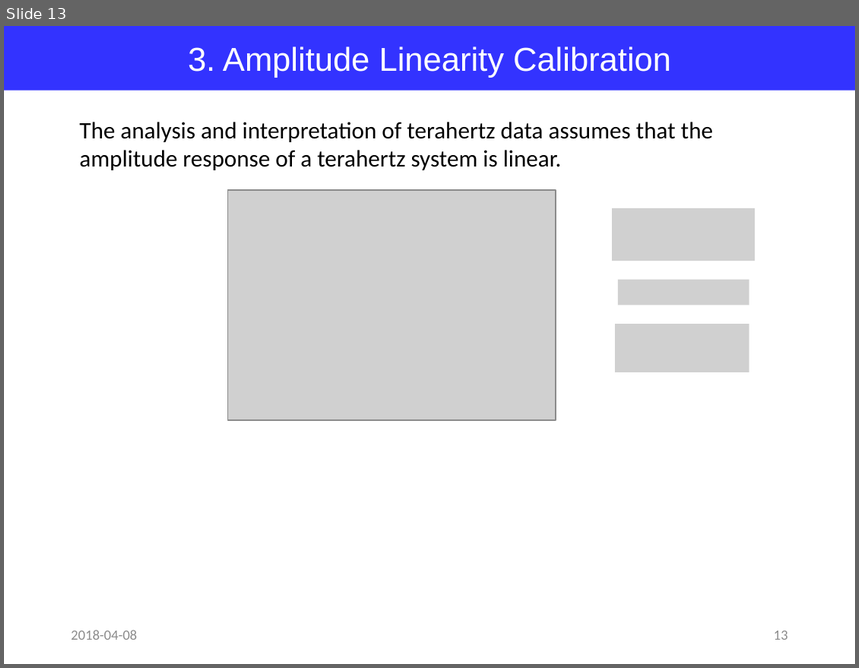
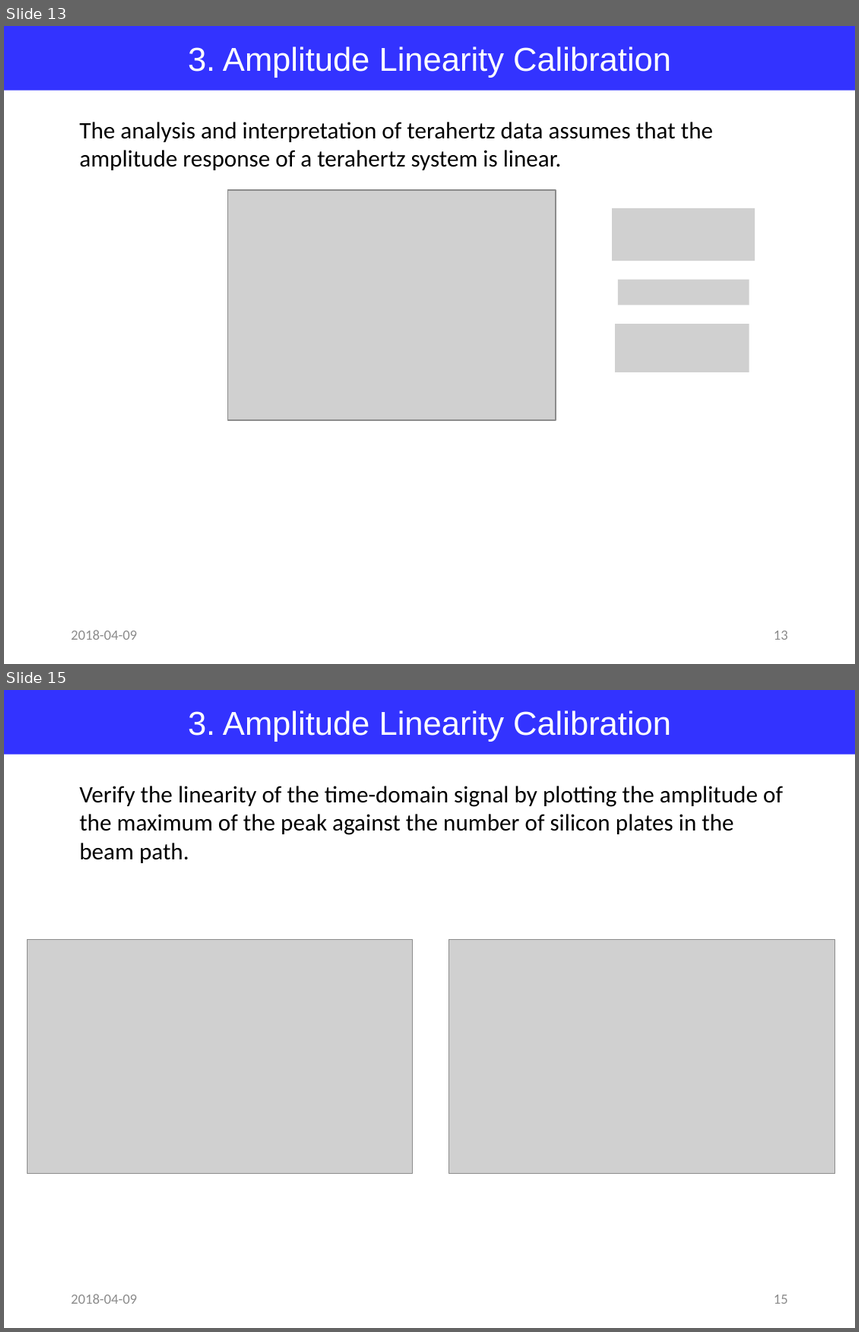
Before and after one commit to jglee96/NBTP_Lab, a slide deck: Terahertz Metrology/Ch6/Terahertz Metrology_Ch6.pptx. Shown one above the other, each under a label of ours: slide 13 before the commit, slides 13 and 15 after it; the slides between them are not shown. The pictures are 859x668 and 859x1332 pixels, drawn with LibreOffice and Linux fonts; fonts in the diff are those of the drawing; grey boxes stand for pictures. Boxes give left, top, right and bottom in pixels: in the first picture for what was removed or moved away, otherwise in the second. Text is boxed around its words. In the diff, an @@ line names an element or a change of style, - is before the commit and + after.

```diff
--- a/Terahertz Metrology/Ch6/Terahertz Metrology_Ch6.pptx
+++ b/Terahertz Metrology/Ch6/Terahertz Metrology_Ch6.pptx
@@ slide 15 added at [4,690,855,1328], background #FFFFFF @@
@@ rectangle added at [4,690,855,755], fill #3333FF, 28 pt, text #FFFFFF @@
+3. Amplitude Linearity Calibration
@@ text added at [79,786,783,863], 20 pt, text #000000 @@
+Verify the linearity of the time-domain signal by plotting the amplitude of the maximum of the peak against the number of silicon plates in the beam path.
@@ picture added at [27,939,413,1174] @@
@@ picture added at [449,939,835,1174] @@
@@ text added at [71,1294,137,1304], 12 pt, text #8C8C8C @@
+2018-04-09
@@ page number added at [774,1295,788,1304], 12 pt, text #8C8C8C @@
+15
@@ slide 13 changed as well @@
@@ text at [71,630,137,640]: text changed @@
-2018-04-08
+2018-04-09
```
Also in this commit, not shown: 16 other slides changed, 2 other files.
